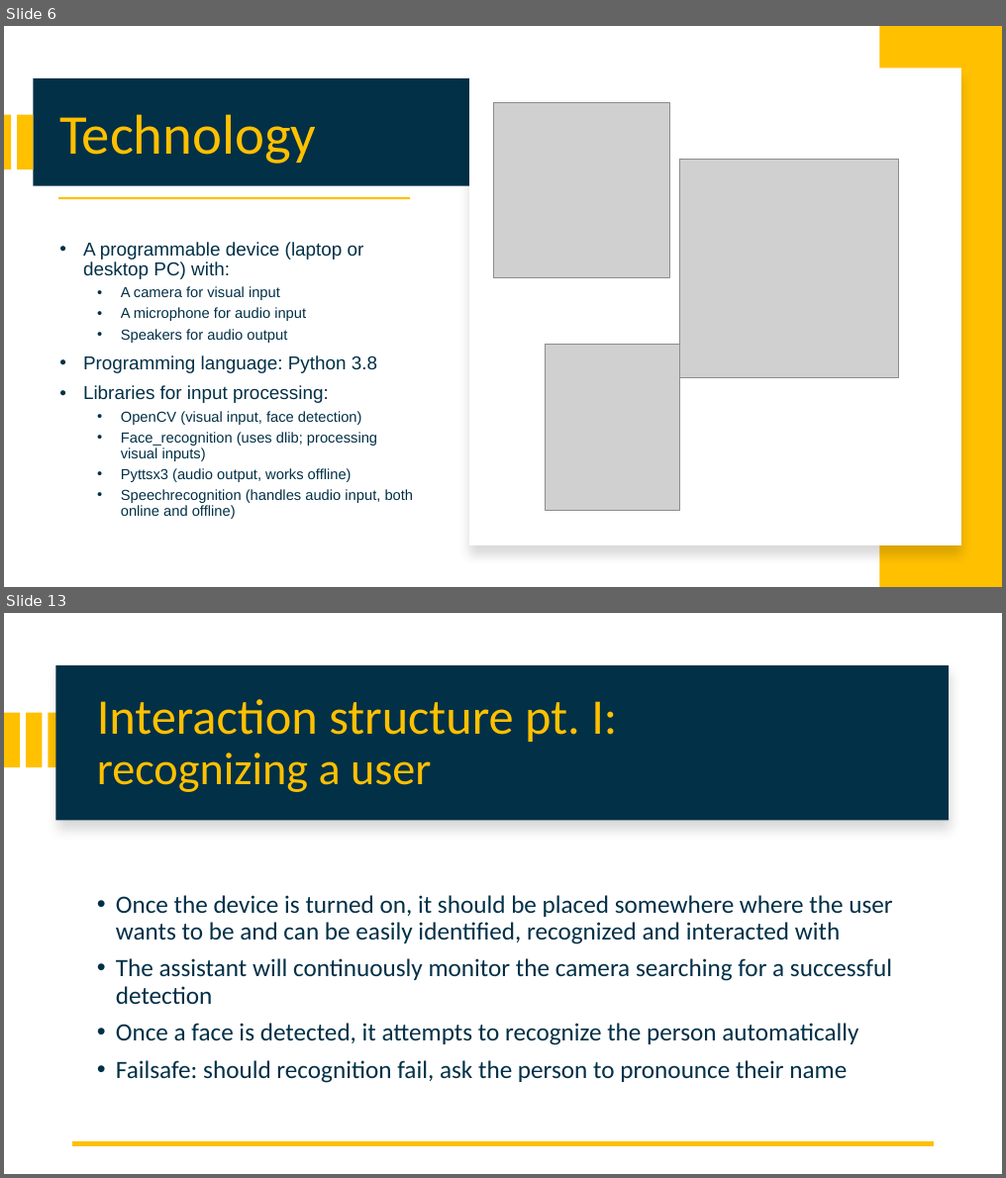
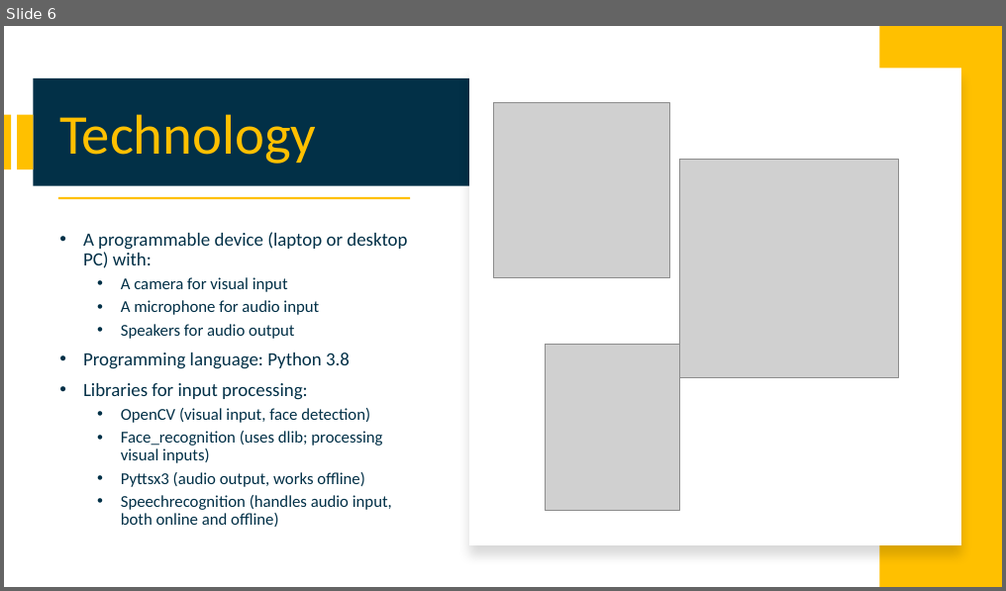
Before and after one commit to attennig/MultimodalMultiuserHomeAssistant, a slide deck: Multimodal personalized multiuser Home Assistant.pptx. Shown one above the other, each under a label of ours: slides 6 and 13 before the commit, slide 6 after it; the slides between them are not shown. The pictures are 1006x1178 and 1006x591 pixels, drawn with LibreOffice and Linux fonts; fonts in the diff are those of the drawing; grey boxes stand for pictures. Boxes give left, top, right and bottom in pixels: in the first picture for what was removed or moved away, otherwise in the second. Text is boxed around its words. In the diff, an @@ line names an element or a change of style, - is before the commit and + after.

```diff
--- a/Multimodal personalized multiuser Home Assistant.pptx
+++ b/Multimodal personalized multiuser Home Assistant.pptx
@@ slide 13 removed at (4, 613, 1002, 1174), background #FFFFFF @@
@@ rectangle removed at (55, 665, 948, 820) @@
@@ rectangle removed at (56, 663, 949, 818) @@
@@ title removed at (97, 699, 617, 792) @@
-Interaction structure pt. I:
-recognizing a user
@@ rectangle removed at (4, 713, 20, 768) @@
@@ rectangle removed at (26, 713, 42, 768) @@
@@ rectangle removed at (49, 713, 63, 768) @@
@@ text removed at (116, 895, 892, 1083) @@
-• Once the device is turned on, it should be placed somewhere where the user wants to be and can be easily identified, recognized and interacted with
-• The assistant will continuously monitor the camera searching for a successful detection
-• Once a face is detected, it attempts to recognize the person automatically
-• Failsafe: should recognition fail, ask the person to pronounce their name
@@ line removed from (934, 1144) to (73, 1144) @@
@@ slide 6 changed as well @@
@@ text "A programmable device (laptop or ..." at (83, 232, 407, 527): font Arial to Calibri; size 14 to 16 pt in "A camera for visual input", "A microphone for audio input", "Speakers for audio output", "OpenCV (visual input, face detection)" and 3 more places @@
```
Also in this commit, not shown: 12 other slides changed, 4 slides added, 5 other slides removed, 1 other file.
